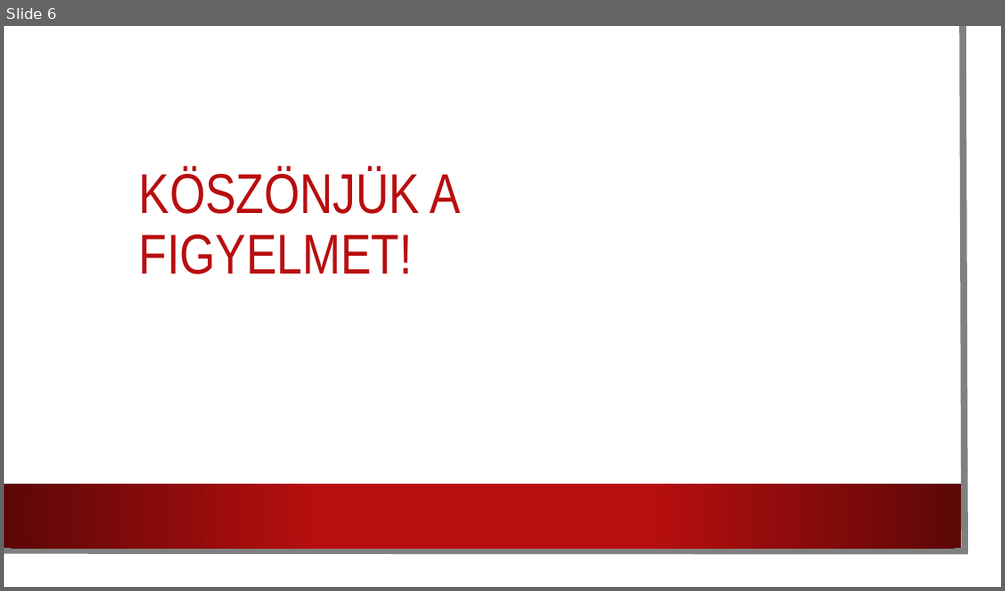
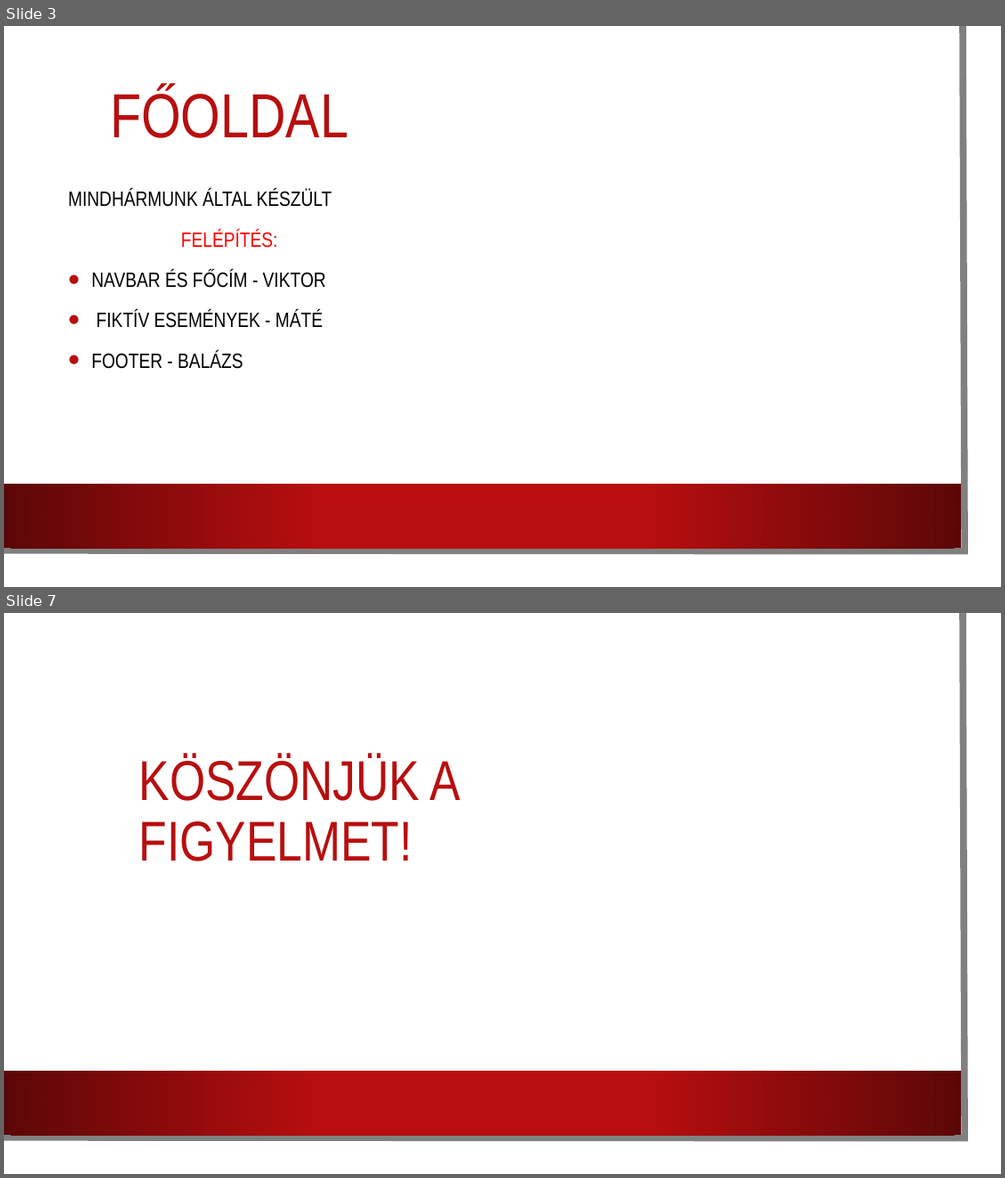
Before and after one commit to verbaviktor/Eminem-rajongoi-weboldal, a slide deck: Eminem.pptx. Shown one above the other, each under a label of ours: slide 6 before the commit, slides 3 and 7 after it; the slides between them are not shown. The pictures are 1005x591 and 1005x1178 pixels, drawn with LibreOffice and Linux fonts; fonts in the diff are those of the drawing; background and template pictures are left out. Boxes give left, top, right and bottom in pixels: in the first picture for what was removed or moved away, otherwise in the second. Text is boxed around its words. In the diff, an @@ line names an element or a change of style, - is before the commit and + after.

```diff
--- a/Eminem.pptx
+++ b/Eminem.pptx
@@ slide 3 added at box(4, 26, 1001, 587), background picture (left out); not listed: 3 template elements that a slide beside it also shows @@
@@ title added at box(110, 87, 348, 138), 60 pt, text #B80E0F @@
+FŐOLDAL
@@ text added at box(68, 189, 332, 369), 20 pt, text #000000 @@
+MINDHÁRMUNK ÁLTAL KÉSZÜLT
+FELÉPÍTÉS:
+• NAVBAR ÉS FŐCÍM - VIKTOR
+• FIKTÍV ESEMÉNYEK - MÁTÉ
+• FOOTER - BALÁZS
@@ what was slide 6 is now slide 7 @@
```
Also in this commit, not shown: 2 slides changed, 3 other slides added, 3 slides removed.
